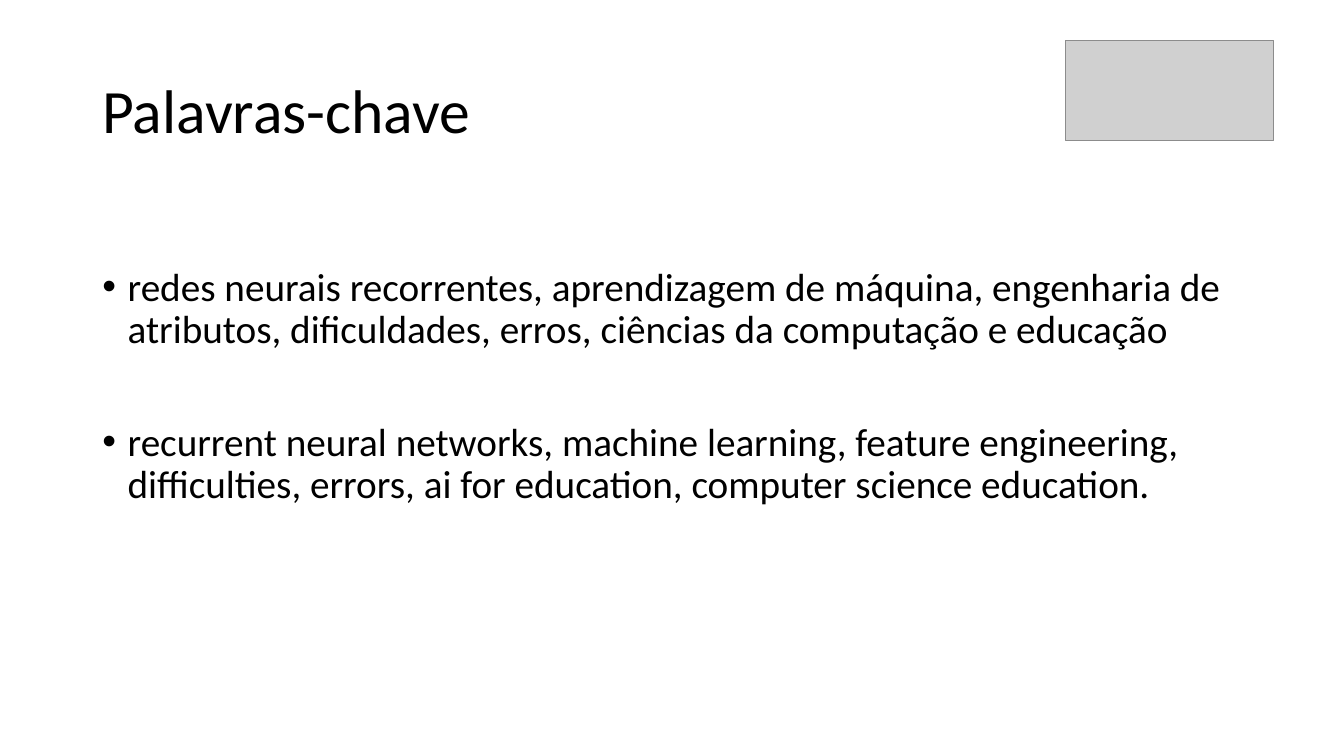
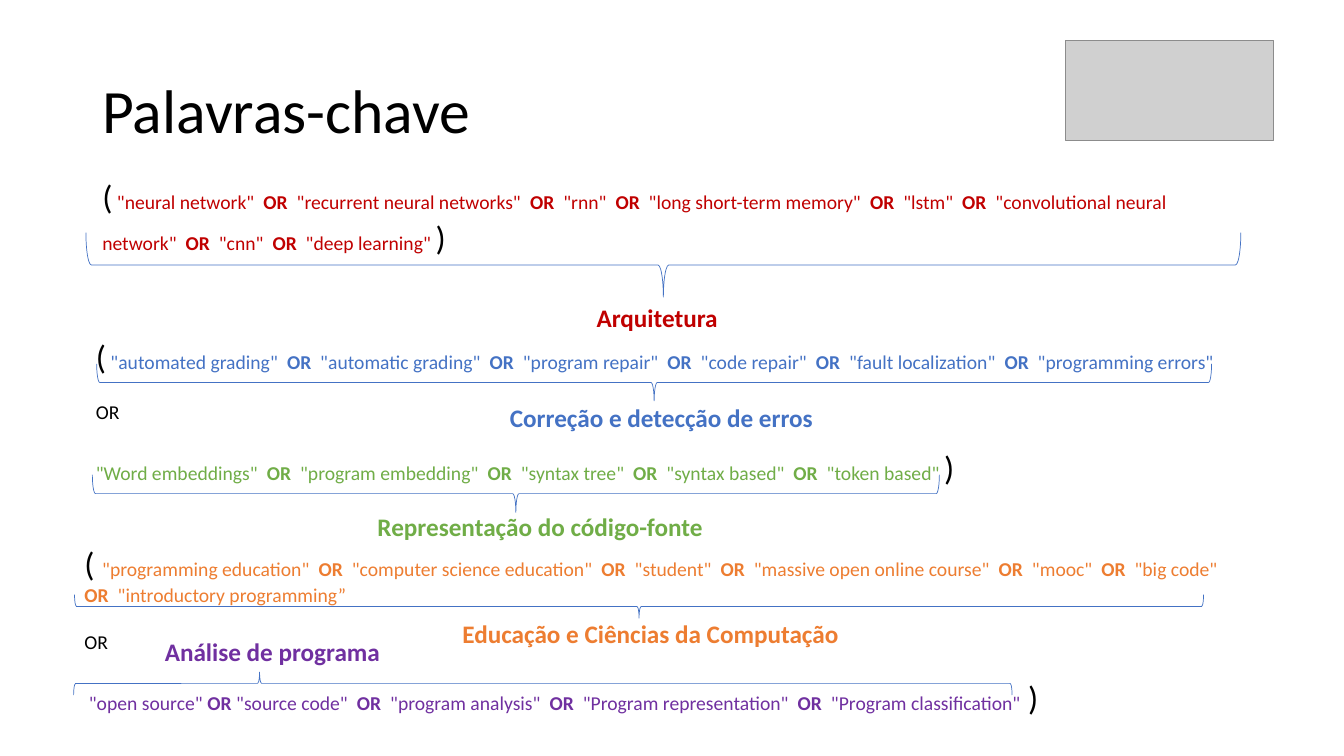
Before and after one commit to mrezende/mpq-discipline, a slide deck: slide 9 of exercise5/presentation/Apresentacao.pptx (slide 6 before the commit). Drawn at 1344x756 pixels with LibreOffice and Linux fonts; fonts in the diff are those of the drawing; grey boxes stand for pictures. Boxes give left, top, right and bottom in pixels: in the first picture for what was removed or moved away, otherwise in the second. Text is boxed around its words. In the diff, an @@ line names an element or a change of style, - is before the commit and + after.

```diff
--- a/exercise5/presentation/Apresentacao.pptx
+++ b/exercise5/presentation/Apresentacao.pptx
@@ text added at [102,195,1167,254], 14 pt, text #C00000 @@
+( "neural network" OR "recurrent neural networks" OR "rnn" OR "long short-term memory" OR "lstm" OR "convolutional neural network" OR "cnn" OR "deep learning" )
@@ left brace added at [86,233,1241,297], outline #4472C4 0.5 pt @@
@@ text removed at [128,273,1220,505] @@
-• redes neurais recorrentes, aprendizagem de máquina, engenharia de atributos, dificuldades, erros, ciências da computação e educação
-• recurrent neural networks, machine learning, feature engineering, difficulties, errors, ai for education, computer science education.
@@ text added at [597,309,718,331], 18 pt, text #C00000, bold @@
+Arquitetura
@@ text added at [96,355,1214,486], 14 pt, text #4472C4 @@
+( "automated grading" OR "automatic grading" OR "program repair" OR "code repair" OR "fault localization" OR "programming errors"
+OR
+"Word embeddings" OR "program embedding" OR "syntax tree" OR "syntax based" OR "token based" )
@@ left brace added at [96,363,1211,401], outline #4472C4 0.5 pt @@
@@ text added at [510,409,813,431], 18 pt, text #4472C4, bold @@
+Correção e detecção de erros
@@ left brace added at [92,475,939,513], outline #4472C4 0.5 pt @@
@@ text added at [377,518,703,541], 18 pt, text #70AD47, bold @@
+Representação do código-fonte
@@ text added at [84,562,1217,714], 14 pt, text #ED7D31 @@
+( "programming education" OR "computer science education" OR "student" OR "massive open online course" OR "mooc" OR "big code" OR "introductory programming”
+OR
+"open source" OR "source code" OR "program analysis" OR "Program representation" OR "Program classification" )
@@ left brace added at [74,595,1203,619], outline #4472C4 0.5 pt @@
@@ text added at [462,625,839,648], 18 pt, text #ED7D31, bold @@
+Educação e Ciências da Computação
@@ text added at [165,643,380,666], 18 pt, text #7030A0, bold @@
+Análise de programa
@@ left brace added at [74,671,1012,695], outline #4472C4 0.5 pt @@
```
Also in this commit, not shown: 5 other slides changed, 5 slides added, 2 slides removed, 1 other file.
